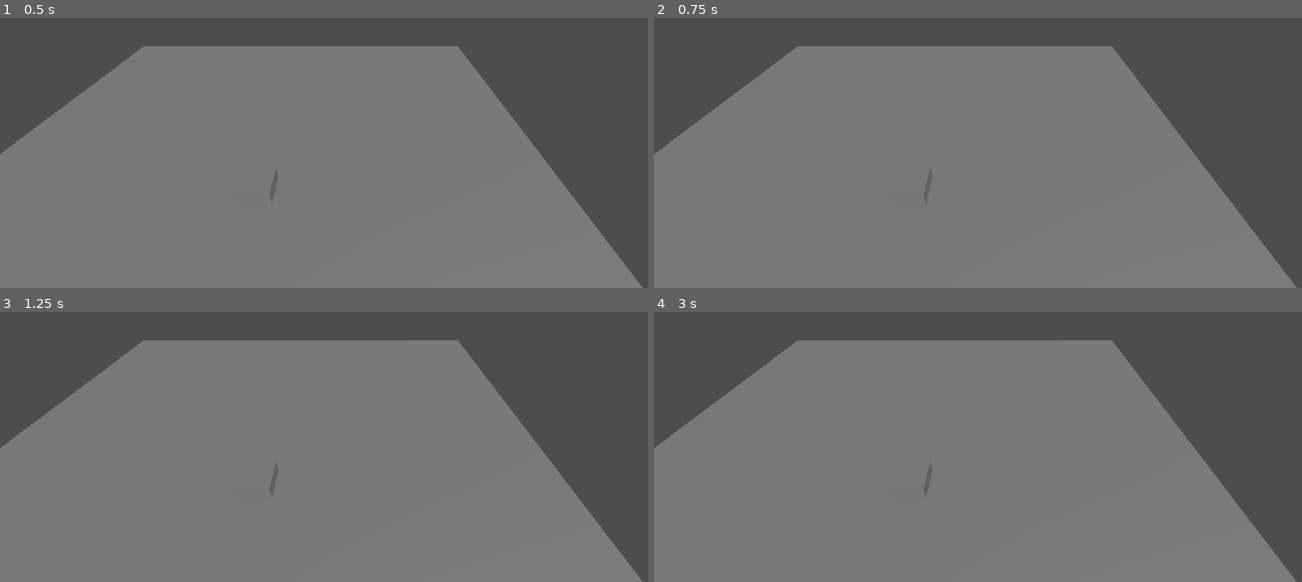
Above: before the commit, frames 1-4 (two rows, left to right).
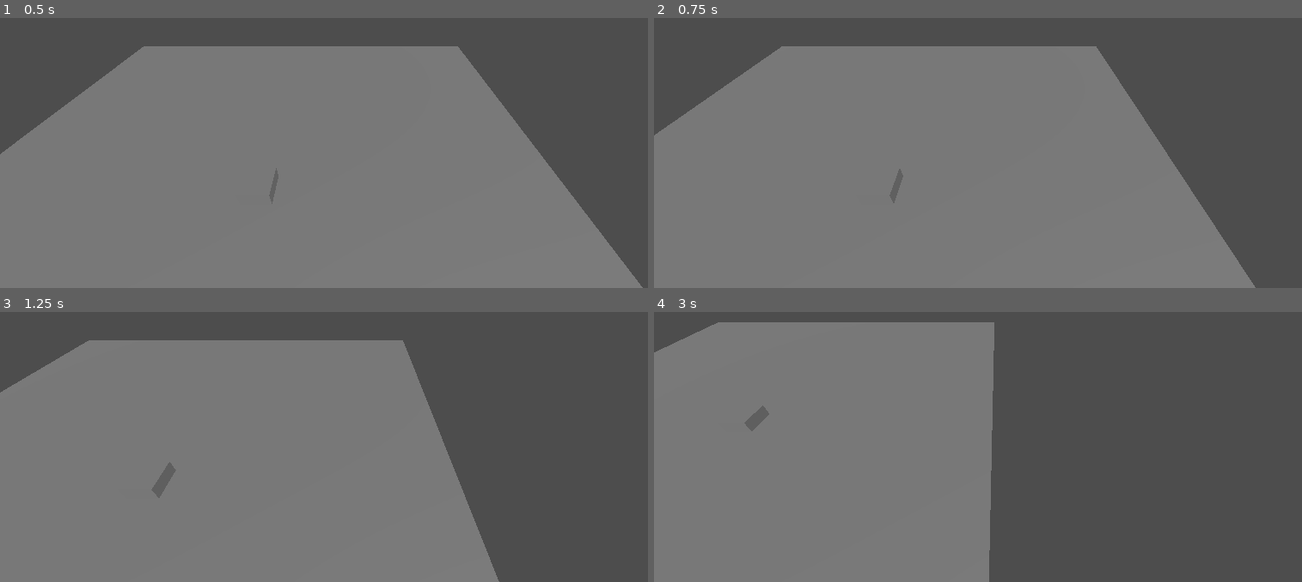
Above: after the commit, the same moments.

Repository: DripBoolean/cheese-game
Game: Godot game, scene res://scenes/world_root.tscn
Same seed, same stepped clock (60 frames per second), same inputs: the game is played once before the commit and once after it.
Inputs:
- Up to frame 1 (0.5 s): no input
- Up to frame 2 (0.75 s): tap Enter at 0.5 s; hold D (move_right) from 0.53 s (still down)
- Up to frame 3 (1.25 s): keep holding D (move_right)
- Up to frame 4 (3 s): release D (move_right) at 1.28 s; hold S (move_down) 1.28-2.03 s; hold D (move_right) 2.03-2.78 s; hold W (move_up) from 2.78 s (still down)

Frame 1 is identical in both runs. In frame 2, 5.1% of the frame differs, in the area x 0-100%, y 10-100%; in frame 3, 17%; in frame 4, 37%, in the area x 0-100%, y 3-100%.

Commit message:
added player movement

Diff:
--- a/scenes/player.gd
+++ b/scenes/player.gd
@@ -1,5 +1,7 @@
 extends Node3D
 
+const SPEED = 5.0
+const SCROLL_SPEED = 1.0
 
 # Called when the node enters the scene tree for the first time.
 func _ready():
@@ -8,4 +10,7 @@
 
 # Called every frame. 'delta' is the elapsed time since the previous frame.
 func _process(delta):
-	pass
+	var input_dir2 := Input.get_vector("move_left", "move_right", "move_up", "move_down")
+	var input_dir3 := Vector3(input_dir2.x, 0, input_dir2.y)
+
+	position += SPEED * input_dir3 * delta
